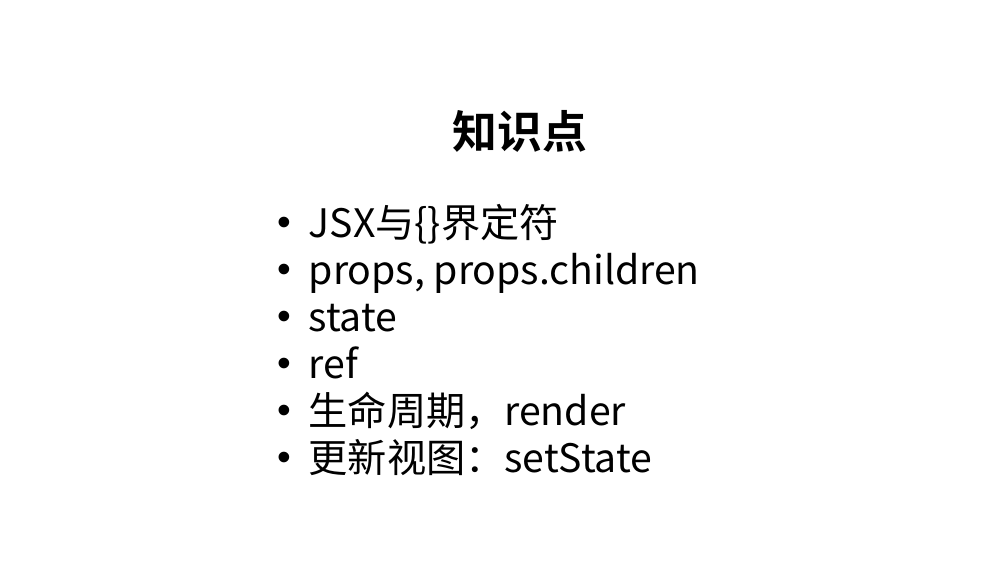
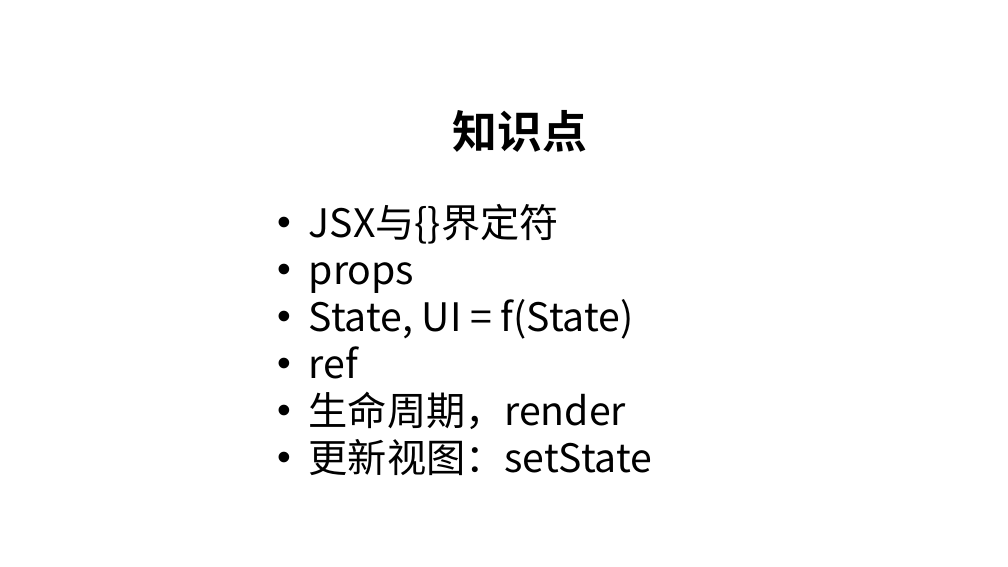
Before and after one commit to RubyLouvre/tx-todolist, a slide deck: slide 11 of TodoList.pptx. Drawn at 1008x567 pixels with LibreOffice and Linux fonts; fonts in the diff are those of the drawing; background and template pictures are left out. Boxes give left, top, right and bottom in pixels: in the first picture for what was removed or moved away, otherwise in the second. Text is boxed around its words. In the diff, an @@ line names an element or a change of style, - is before the commit and + after.

Commit message:
add

```diff
--- a/TodoList.pptx
+++ b/TodoList.pptx
@@ text at (309,262,634,339): text changed @@
-• props, props.children
-• state
+• props
+• State, UI = f(State)
```
